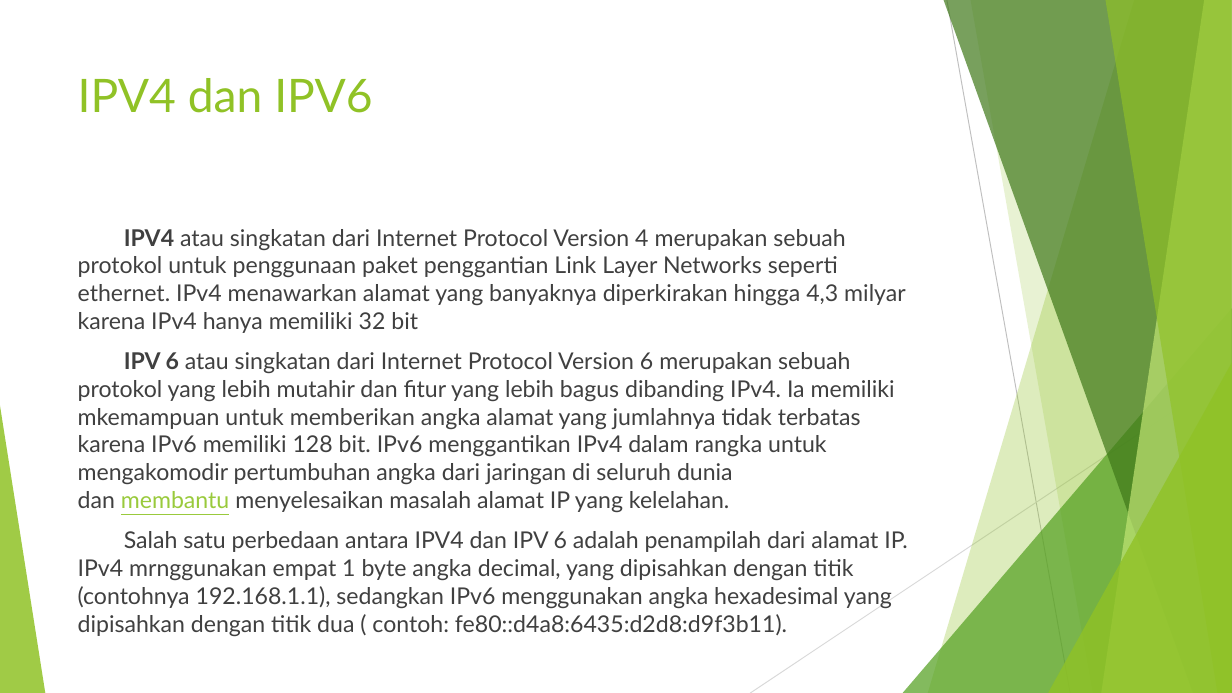
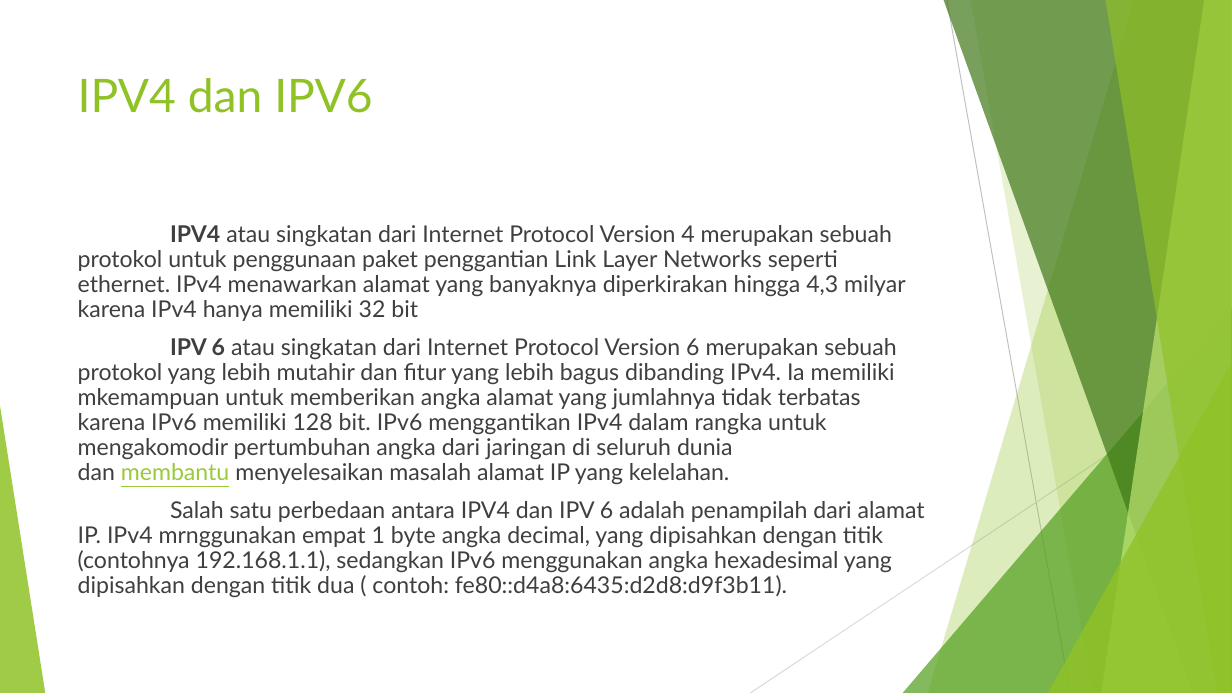
Before and after one commit to tianreformis/XI_2022-2023, a slide deck: slide 4 of Pertemuan 9 - Hosting/New PPTX Presentation.pptx. Drawn at 1232x693 pixels with LibreOffice and Linux fonts; fonts in the diff are those of the drawing. Boxes give left, top, right and bottom in pixels: in the first picture for what was removed or moved away, otherwise in the second. Text is boxed around its words. In the diff, an @@ line names an element or a change of style, - is before the commit and + after.

```diff
--- a/Pertemuan 9 - Hosting/New PPTX Presentation.pptx
+++ b/Pertemuan 9 - Hosting/New PPTX Presentation.pptx
@@ text "IPV4 atau singkatan dari Internet ..." at bbox=[78, 225, 925, 597]: text colour #404040 to #3F3F3F; line spacing 1 to 0.9; less space between paragraphs @@
@@ line (1232, 372) - (750, 693): stroke #D9D9D9 0.75 pt to #D8D8D8 0.75 pt @@
```
Also in this commit, not shown: 2 other slides changed, 1 slide added, 1 slide removed, 7 other files.
